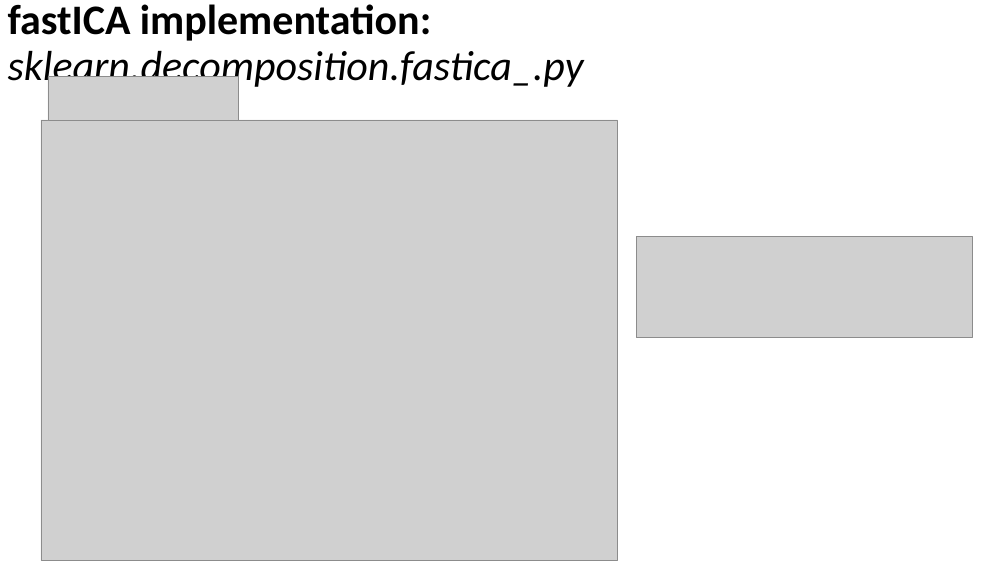
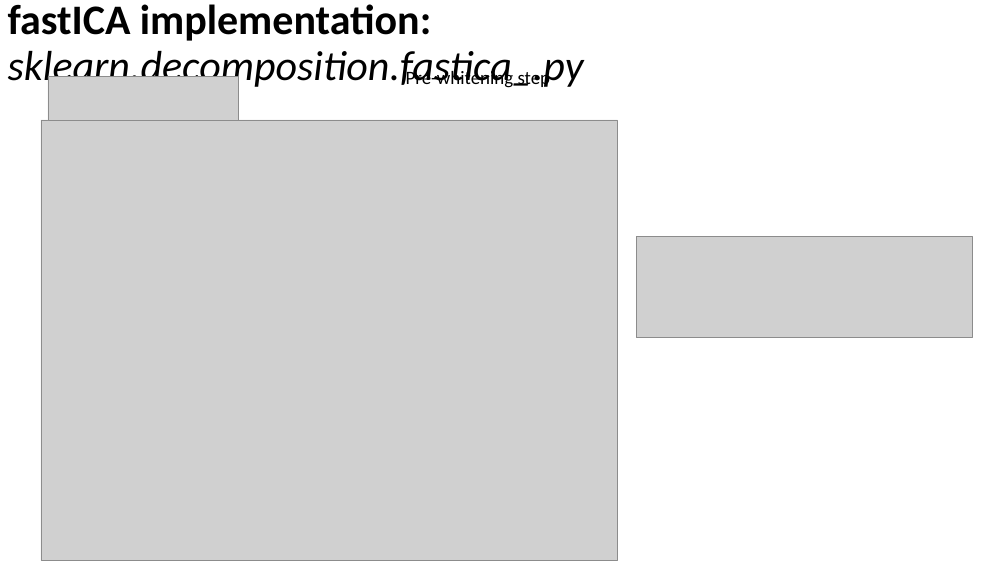
Before and after one commit to russellu/cs405, a slide deck: slide 22 of Lecture_16.pptx. Drawn at 1008x567 pixels with LibreOffice and Linux fonts; fonts in the diff are those of the drawing; grey boxes stand for pictures. Boxes give left, top, right and bottom in pixels: in the first picture for what was removed or moved away, otherwise in the second. Text is boxed around its words. In the diff, an @@ line names an element or a change of style, - is before the commit and + after.

```diff
--- a/Lecture_16.pptx
+++ b/Lecture_16.pptx
@@ text added at bbox=[406, 68, 551, 88], 18 pt, text #000000 @@
+Pre-whitening step
```
Also in this commit, not shown: 9 other slides changed, 1 other file.
